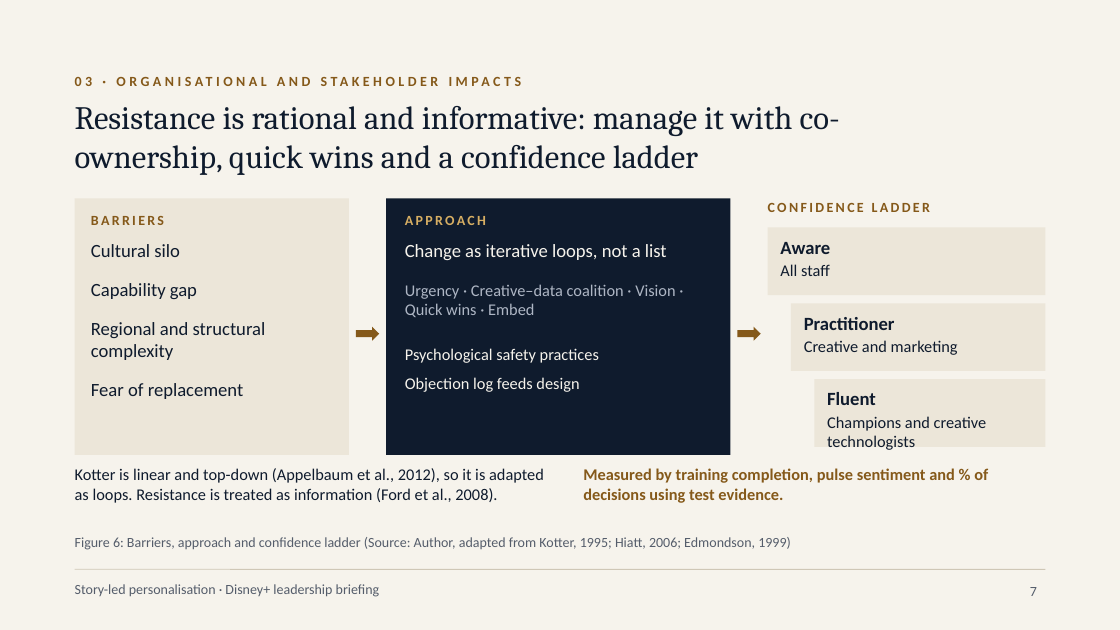
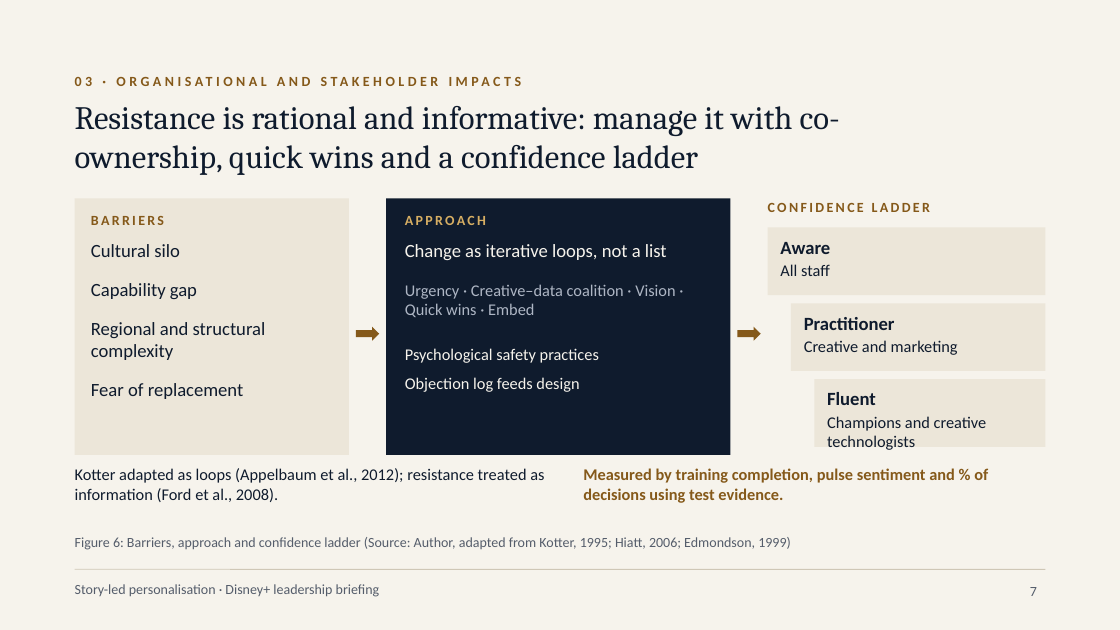
Before and after one commit to karanrg22-svg/skill, a slide deck: slide 7 of output/A_Corporate_Editorial.pptx. Drawn at 1120x630 pixels with LibreOffice and Linux fonts; fonts in the diff are those of the drawing. Boxes give left, top, right and bottom in pixels: in the first picture for what was removed or moved away, otherwise in the second. Text is boxed around its words. In the diff, an @@ line names an element or a change of style, - is before the commit and + after.

```diff
--- a/output/A_Corporate_Editorial.pptx
+++ b/output/A_Corporate_Editorial.pptx
@@ text at [75, 468, 544, 502]: text changed @@
-Kotter is linear and top-down (Appelbaum et al., 2012), so it is adapted as loops. Resistance is treated as information (Ford et al., 2008).
+Kotter adapted as loops (Appelbaum et al., 2012); resistance treated as information (Ford et al., 2008).
```
Also in this commit, not shown: 7 other slides changed, 3 slides added, 1 other file.
